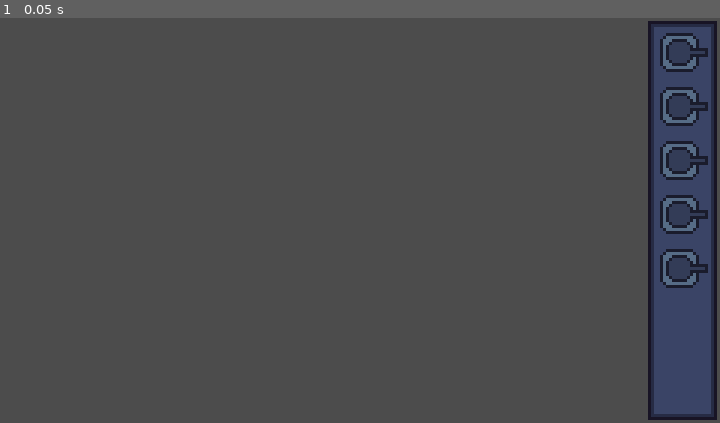
Above: before the commit, frame 1.
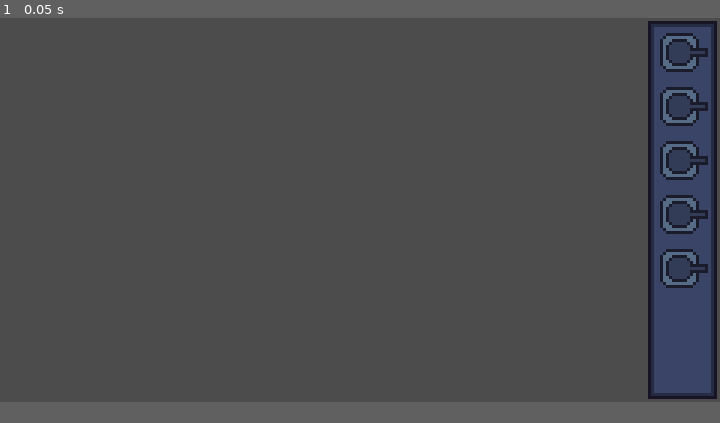
Above: after the commit, the same moment.

Repository: mariothedog/brackeys-game-jam
Game: Godot game, scene res://game/game.tscn
Same seed, same stepped clock (60 frames per second), same inputs: the game is played once before the commit and once after it.
Inputs:
- Up to frame 1 (0.05 s): no input
In our replay, the window is 720x405 before the commit and 720x384 after it. These sizes can differ from the game's own. Grey fills any space a smaller window leaves; there, only what the larger window draws over its background counts as a difference.

The runs differ from the first frame. In frame 1, 0.6% of the frame differs, in the area x 90-100%, y 92-100%.

Commit message:
Make window resolution divisible by 8

Diff:
--- a/src/project.godot
+++ b/src/project.godot
@@ -22,9 +22,9 @@
 [display]
 
 window/size/width=240
-window/size/height=135
+window/size/height=128
 window/size/test_width=960
-window/size/test_height=540
+window/size/test_height=512
 window/stretch/mode="2d"
 window/stretch/aspect="keep"
 
